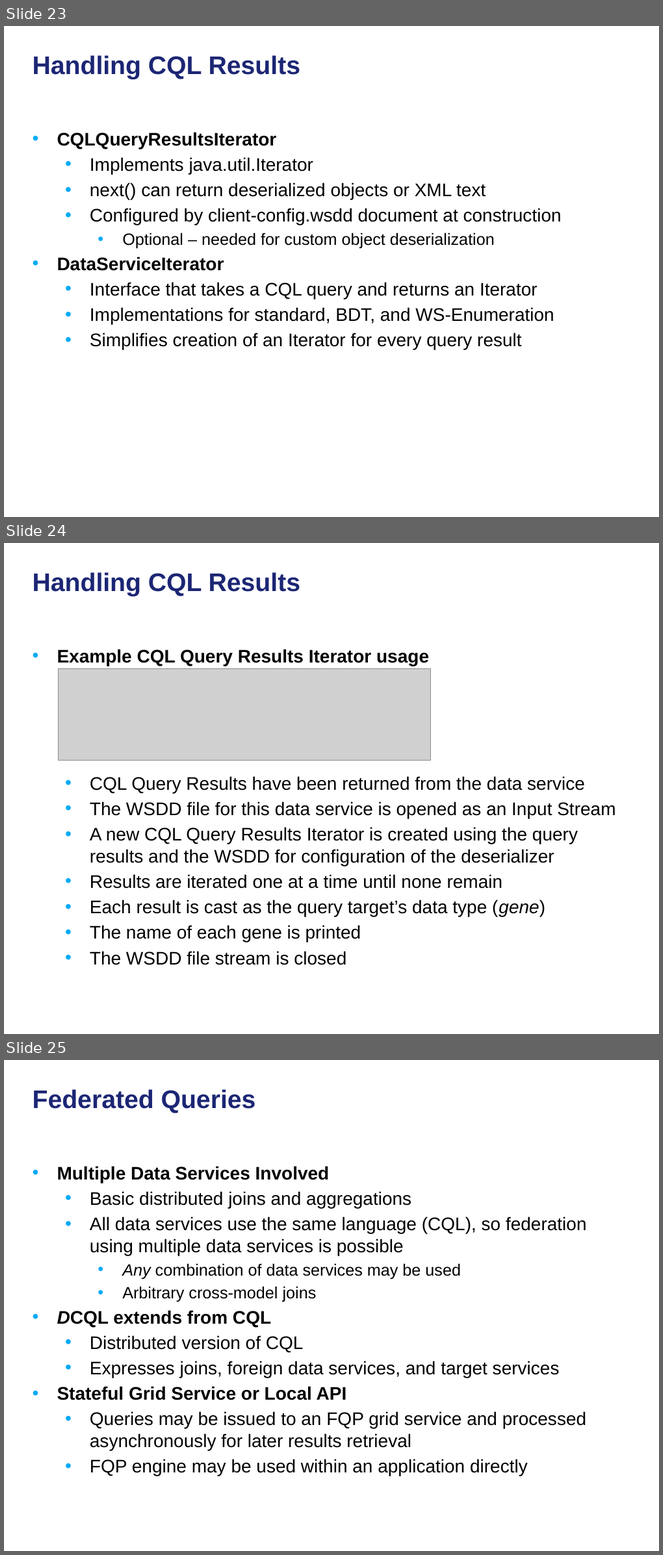
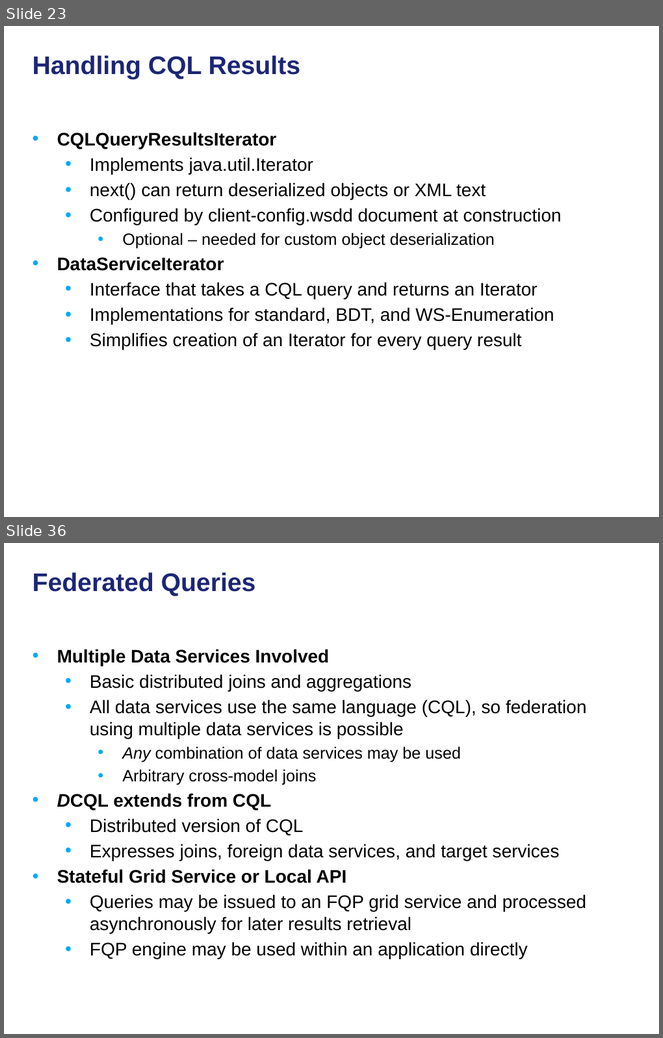
Before and after one commit to NCIP/cagrid-docs, a slide deck: presentations/200906_Novartis/caGrid Data Services.pptx. Shown one above the other, each under a label of ours: slides 23, 24 and 25 before the commit, slides 23 and 36 after it; the slides between them are not shown. The pictures are 663x1555 and 663x1038 pixels, drawn with LibreOffice and Linux fonts; fonts in the diff are those of the drawing; grey boxes stand for pictures; background and template pictures are left out. Boxes give left, top, right and bottom in pixels: in the first picture for what was removed or moved away, otherwise in the second. Text is boxed around its words. In the diff, an @@ line names an element or a change of style, - is before the commit and + after.

```diff
--- a/presentations/200906_Novartis/caGrid Data Services.pptx
+++ b/presentations/200906_Novartis/caGrid Data Services.pptx
@@ slide 24 removed at (x1=4, y1=543, x2=659, y2=1034), background picture (left out) @@
@@ title removed at (x1=33, y1=572, x2=300, y2=596) @@
-Handling CQL Results
@@ text removed at (x1=57, y1=649, x2=616, y2=965) @@
-• Example CQL Query Results Iterator usage
-  • CQL Query Results have been returned from the data service
-  • The WSDD file for this data service is opened as an Input Stream
-  • A new CQL Query Results Iterator is created using the query results and the WSDD for configuration of the deserializer
-  • Results are iterated one at a time until none remain
-  • Each result is cast as the query target’s data type (gene)
-  • The name of each gene is printed
-  • The WSDD file stream is closed
@@ picture removed at (x1=59, y1=669, x2=430, y2=761) @@
@@ what was slide 25 is now slide 36 @@
```
Also in this commit, not shown: 13 slides added.
